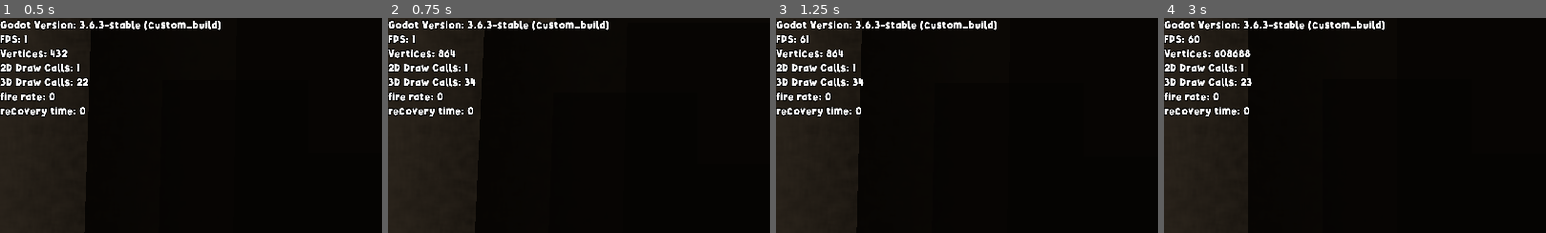
Above: before the commit, frames 1-4 (left to right).
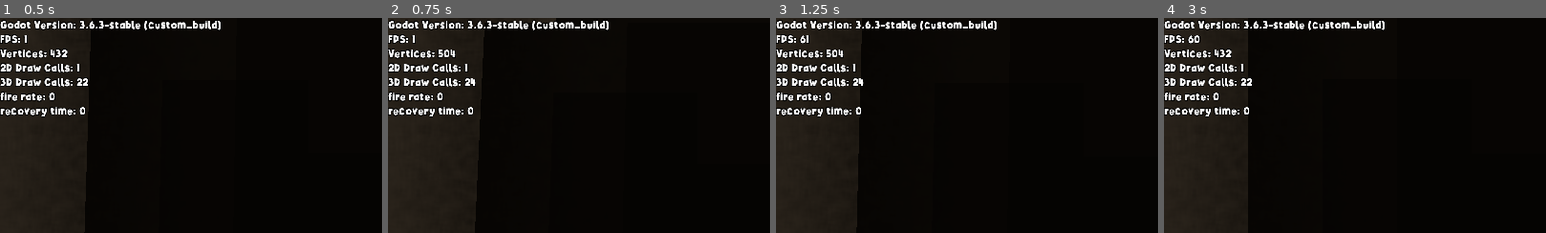
Above: after the commit, the same moments.

Repository: miklaskarjalainen/Togmen
Game: Godot game, scene res://source/entities/actors/player.tscn
Same seed, same stepped clock (60 frames per second), same inputs: the game is played once before the commit and once after it. This scene is started directly instead of the project's main scene.
Inputs (mouse positions are % of the whole screen's width and height, from its top left):
- Up to frame 1 (0.5 s): no input
- Up to frame 2 (0.75 s): move the mouse to (55, 50) at 0.52 s; hold W (forwards) from 0.53 s (still down); tap G (throw_grenade) at 0.6 s
- Up to frame 3 (1.25 s): keep holding W (forwards); tap Space (jump) at 0.77 s
- Up to frame 4 (3 s): keep holding W (forwards); move the mouse to (45, 50) at 1.27 s; tap Shift (crouch) at 1.35 s; tap Space (jump) at 1.52 s; tap G (throw_grenade) at 1.55, 2.3 s; move the mouse to (52, 48) at 2.02 s; tap Mouse wheel up (next_web) at 2.1 s; move the mouse to (49, 52) at 2.77 s; tap Mouse wheel down (prev_web) at 2.85 s
The pictures show only the part of the screen within x 0-50%, y 0-50%; the shares and areas given below are measured in that part.

Frame 1 is identical in both runs. In frame 2, less than 0.1% of the frame differs, in the area x 13-22%, y 14-32%; in frame 3, less than 0.1%; in frame 4, 0.3%, in the area x 13-23%, y 14-32%.

Commit message:
Disable nades
-buggy and not fun.

Diff:
--- a/source/entities/actors/hand.gd
+++ b/source/entities/actors/hand.gd
@@ -92,8 +92,8 @@
 		_shoot()
 	elif Input.is_action_pressed("shoot") and get_weapon().is_auto():
 		_shoot()
-	if Input.is_action_just_pressed("throw_grenade") and grenade_dir.get_child_count() == 0:
-		_throw_grenade()
+#	if Input.is_action_just_pressed("throw_grenade") and grenade_dir.get_child_count() == 0:
+#		_throw_grenade()
 
 func _shoot():
 	# Returns false if there's something preventing from shooting like,
